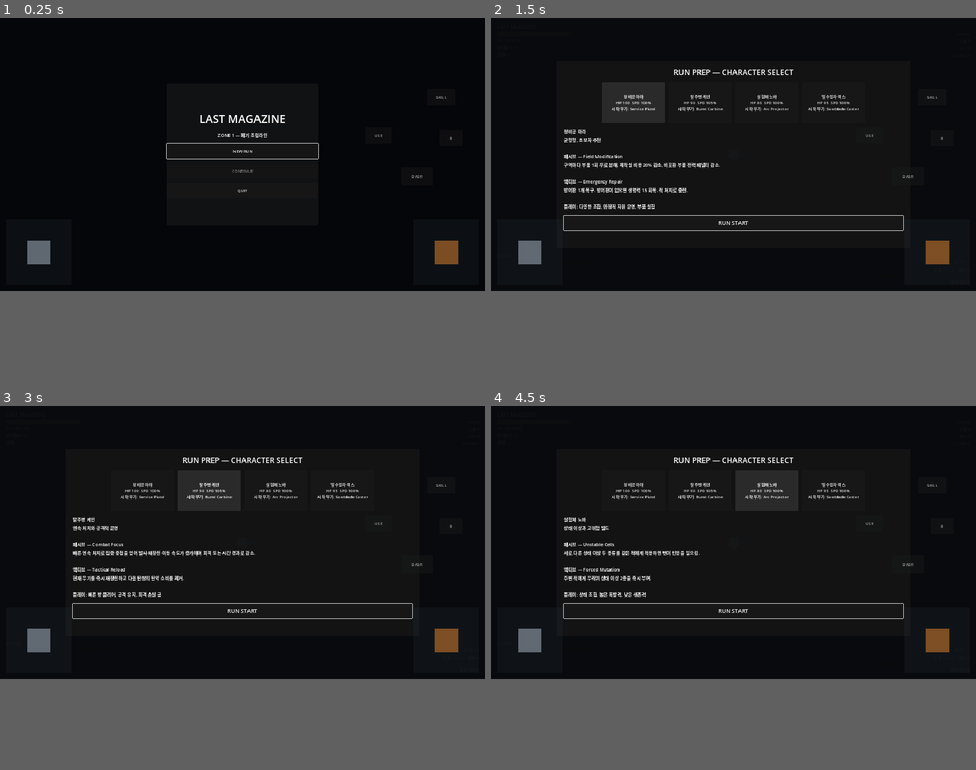
Above: before the commit, frames 1-4 (two rows, left to right).
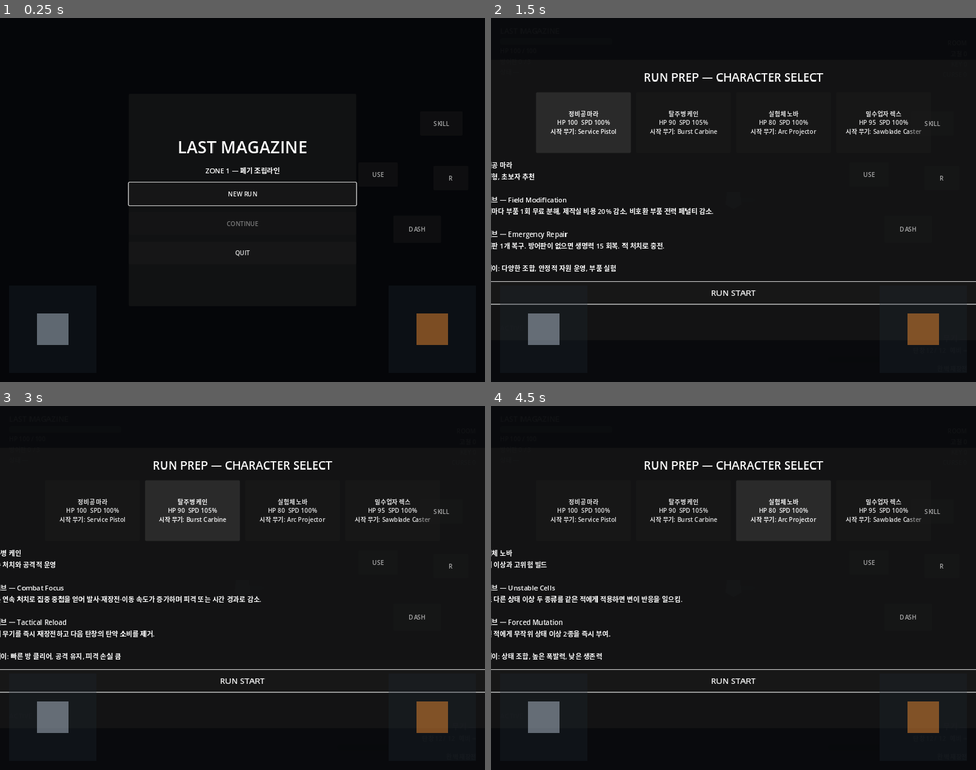
Above: after the commit, the same moments.

Repository: donly987647-max/Topdown-roguelite
Game: Godot game, scene res://scenes/main/RunMain.tscn
Two runs of this game, one before a commit and one after it. Both use one fixed random seed, a clock stepped at 60 frames per second and the inputs below.
Inputs:
- Up to frame 1 (0.25 s): no input
- Up to frame 2 (1.5 s): click "NEW RUN" at 0.5 s; click "정비공 마라 HP 100 SPD 100% 시작 무기:…" at 1.25 s
- Up to frame 3 (3 s): click "정비공 마라 HP 100 SPD 100% 시작 무기:…" at 2 s; click "탈주병 케인 HP 90 SPD 105% 시작 무기: …" at 2.75 s
- Up to frame 4 (4.5 s): click "탈주병 케인 HP 90 SPD 105% 시작 무기: …" at 3.5 s; click "실험체 노바 HP 80 SPD 100% 시작 무기: …" at 4.25 s
In our replay, the window is 800x450 before the commit and 800x600 after it. These sizes can differ from the game's own. Grey fills any space a smaller window leaves; there, only what the larger window draws over its background counts as a difference.

The runs differ from the first frame. In frame 1, 3.1% of the frame differs, in the area x 5-95%, y 21-90%; in frame 2, 7.6%, in the area x 0-100%, y 14-90%; in frame 3, 7.0%; in frame 4, 6.7%.

Commit message:
Make Android display responsive across phones and tablets

Diff:
--- a/project.godot
+++ b/project.godot
@@ -8,12 +8,12 @@
 run/main_scene="res://scenes/main/RunMain.tscn"
 
 [display]
-window/size/viewport_width=1920
-window/size/viewport_height=1080
+window/size/viewport_width=1280
+window/size/viewport_height=960
 window/size/mode=3
 window/stretch/mode="canvas_items"
 window/stretch/aspect="expand"
-window/handheld/orientation=1
+window/handheld/orientation=6
 
 [input_devices]
 pointing/emulate_mouse_from_touch=false
